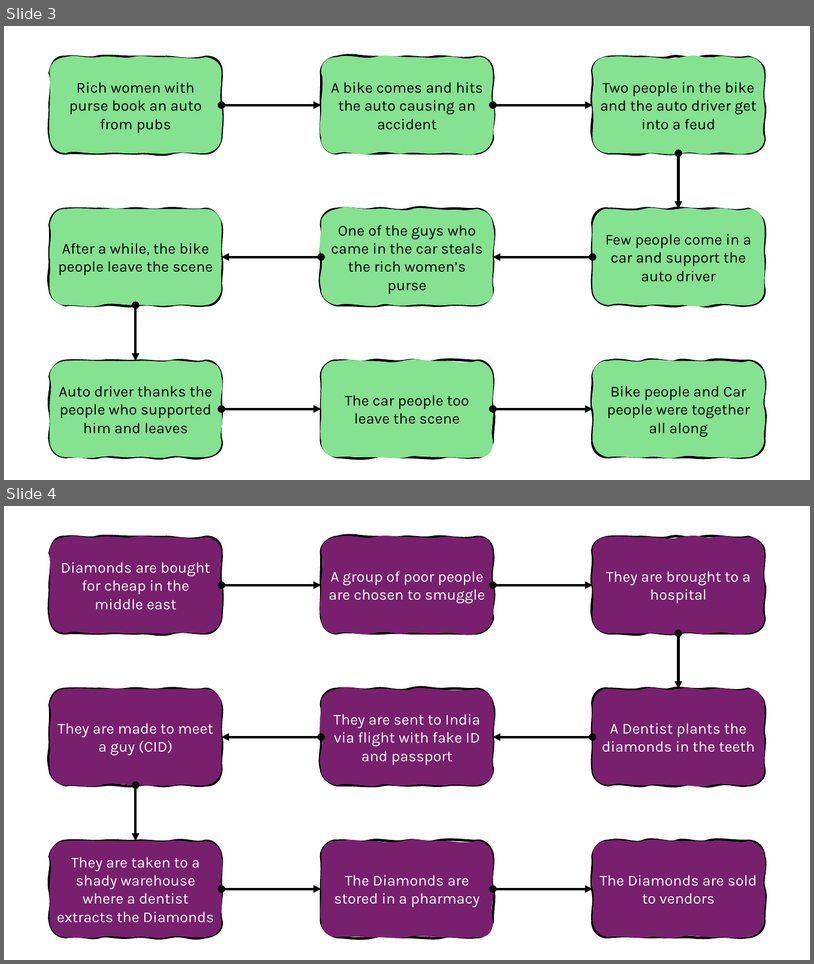
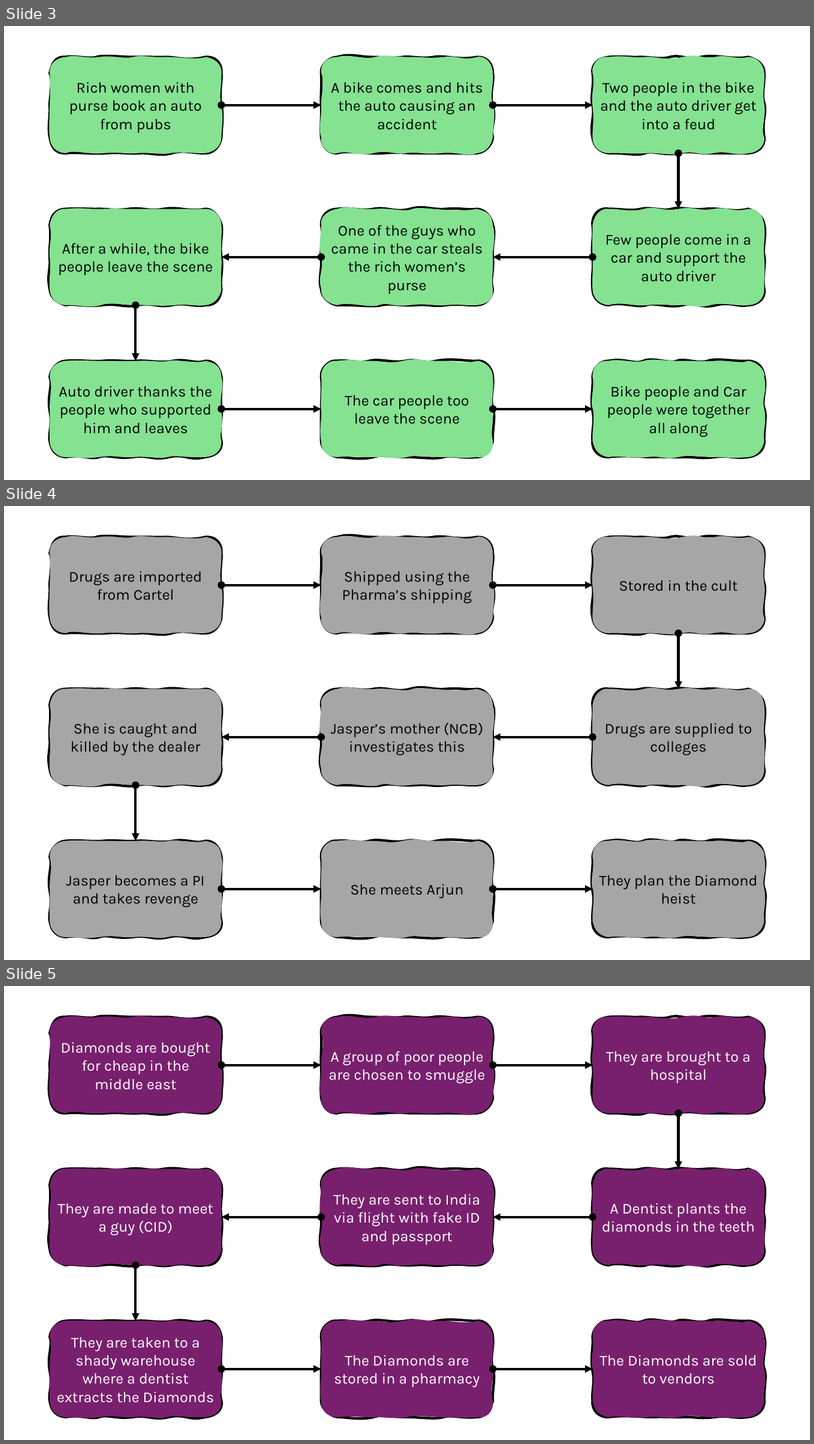
Before and after one commit to arya-prakyath/the-a-films, a slide deck: THE_A_Ideas/Innocent Gems/Innocent Gems - Flows.pptx. Shown one above the other, each under a label of ours: slides 3 and 4 before the commit, slides 3, 4 and 5 after it. The pictures are 814x964 and 814x1444 pixels, drawn with LibreOffice and Linux fonts; fonts in the diff are those of the drawing. Boxes give left, top, right and bottom in pixels: in the first picture for what was removed or moved away, otherwise in the second. Text is boxed around its words. In the diff, an @@ line names an element or a change of style, - is before the commit and + after.

```diff
--- a/THE_A_Ideas/Innocent Gems/Innocent Gems - Flows.pptx
+++ b/THE_A_Ideas/Innocent Gems/Innocent Gems - Flows.pptx
@@ slide 4 added at (4, 506, 810, 960), background #FFFFFF @@
@@ freeform shape added at (50, 537, 222, 633), fill #A6A6A6, outline #000000 3 pt, 18 pt, text #000000 @@
+Drugs are imported from Cartel
@@ freeform shape added at (321, 537, 494, 633), fill #A6A6A6, outline #000000 3 pt, 18 pt, text #000000 @@
+Shipped using the Pharma’s shipping
@@ freeform shape added at (593, 537, 765, 633), fill #A6A6A6, outline #000000 3 pt, 18 pt, text #000000 @@
+Stored in the cult
@@ double arrow added from (222, 585) to (321, 585), #000000 3 pt @@
@@ double arrow added from (494, 585) to (593, 585), #000000 3 pt @@
@@ double arrow added from (679, 633) to (679, 688), #000000 3 pt @@
@@ freeform shape added at (50, 688, 222, 785), fill #A6A6A6, outline #000000 3 pt, 18 pt, text #000000 @@
+She is caught and killed by the dealer
@@ freeform shape added at (321, 688, 494, 785), fill #A6A6A6, outline #000000 3 pt, 18 pt, text #000000 @@
+Jasper’s mother (NCB) investigates this
@@ freeform shape added at (593, 688, 765, 785), fill #A6A6A6, outline #000000 3 pt, 18 pt, text #000000 @@
+Drugs are supplied to colleges
@@ double arrow added from (321, 737) to (222, 737), #000000 3 pt @@
@@ double arrow added from (593, 737) to (494, 737), #000000 3 pt @@
@@ double arrow added from (136, 785) to (136, 841), #000000 3 pt @@
@@ freeform shape added at (50, 841, 222, 937), fill #A6A6A6, outline #000000 3 pt, 18 pt, text #000000 @@
+Jasper becomes a PI and takes revenge
@@ freeform shape added at (321, 841, 494, 937), fill #A6A6A6, outline #000000 3 pt, 18 pt, text #000000 @@
+She meets Arjun
@@ freeform shape added at (593, 841, 765, 937), fill #A6A6A6, outline #000000 3 pt, 18 pt, text #000000 @@
+They plan the Diamond heist
@@ double arrow added from (222, 889) to (321, 889), #000000 3 pt @@
@@ double arrow added from (494, 889) to (593, 889), #000000 3 pt @@
@@ what was slide 4 is now slide 5 @@
```
Also in this commit, not shown: 3 slides changed, 1 other file.
